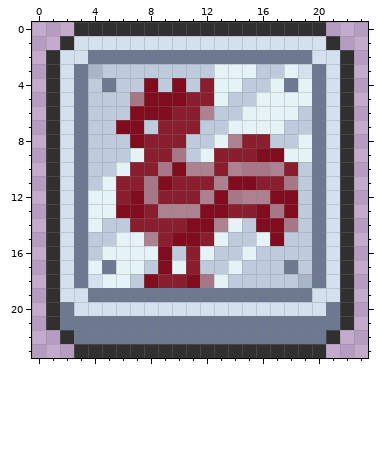
Two versions of one pixel-art sprite, sprites/itemicons/1442.png. Above, as it was before the edit.
The file is 24x24 pixels. Colours within 5 levels of each other are drawn and written as one.
The result:
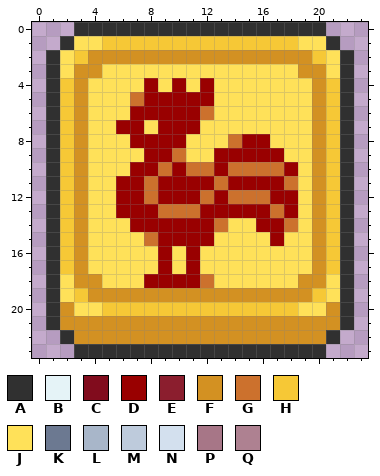
Palette (. is transparent): A #303030  B #e5f3f7  C #810c1d  D #990000  E #8b1e2e  F #d39122  G #cc712d  H #f6c836  J #ffe159  K #6c7991  L #a8b6c9  M #becbdc  N #d3e0ee  P #a77687  Q #ae8191
Edits made:
Changed rows in their new state; - is an unchanged pixel.
first column x 2:
 1 -JJHHHHHHHHHHHHHHJJ-
 2 JHFFFFFFFFFFFFFFFFHJ
 3 JFFJJJJJJJJJJJJJJFFJ
 4 HFJJJJDJDJDJJJJJJJFH
 5 HFJJJGDDDDDJJJJJJJFH
 6 HFJJJDDDDDGJJJJJJJFH
 7 HFJJDDJDDDJJJJJJJJFH
 8 HFJJJDDDDJJJGDDJJJFH
 9 HFJJJJDDGJJDDDDDJJFH
10 HFJJJDDGDGGDGGGGDJFH
11 HFJJDDGDDDDGDDDDGJFH
12 HFJJDDGDDDGDGGGDDJFH
13 HFJJDDDGGGDDDDDGDJFH
14 HFJJJDDDDDDGJJDDGJFH
15 HFJJJJGDDDDJJJJDJJFH
16 HFJJJJJDJDJJJJJJJJFH
17 HFJJJJJDJDJJJJJJJJFH
18 JFFJJJDDDDGJJJJJJFFJ
19 JHFFFFFFFFFFFFFFFFHJ
20 FJJHHHHHHHHHHHHHHJJF
21 FFFFFFFFFFFFFFFFFFFF
22 -FFFFFFFFFFFFFFFFFF-
Changed places in both pictures, as pixel boxes (x1, y1, x2, y2):
changed: (60, 36, 340, 344)
